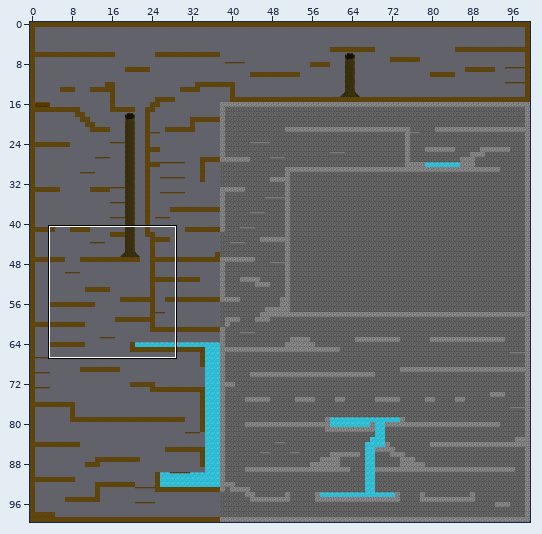
A Tiled map gets an edit: assets/tiled/maps/finallevel.tmx. Above: a wide view before the commit, with the close-up outlined.
Close-up. Before:
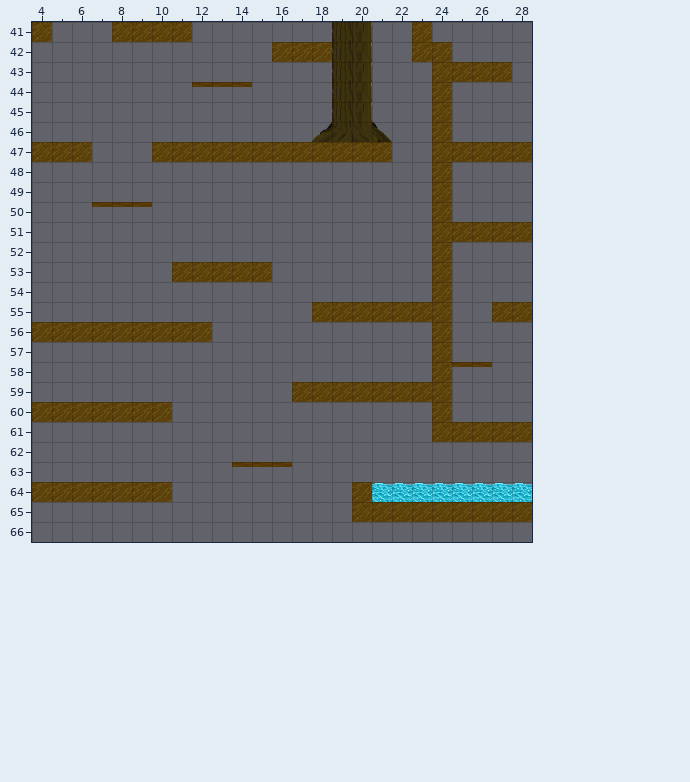
Cells are 32x32 px. Shown: x 4..28, y 41..66. The commit also changed other parts of the map, which this record leaves out.
After the commit:
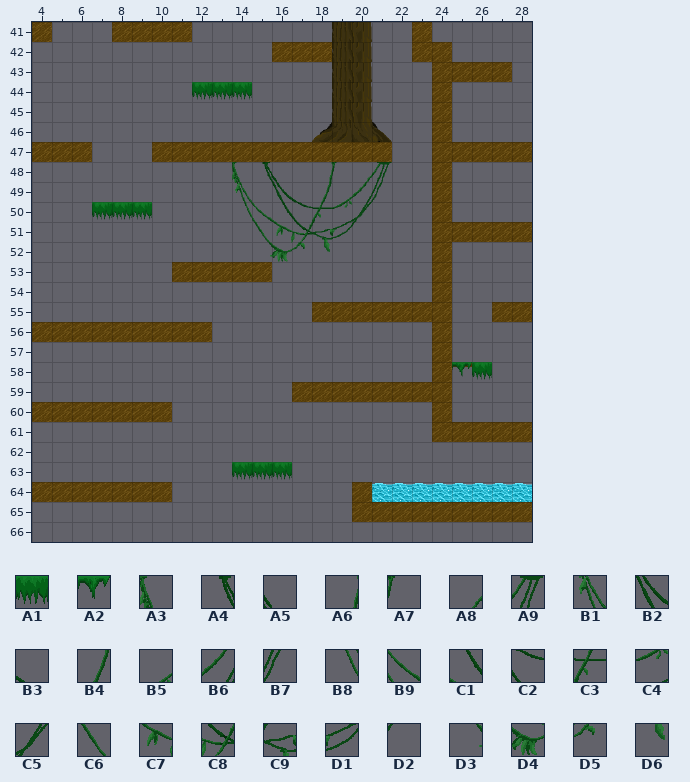
Key: from "oneblock": A1 18, A2 20; from "vinehang": A3 10, A4 11, A5 12, A6 14, A7 15, A8 16, A9 17, B1 19, B2 21, B3 22, B4 23, B5 24, B6 25, B7 26, B8 28, B9 29, C1 30, C2 31, C3 32, C4 33, C5 34, C6 38, C7 39, C8 40, C9 41, D1 42, D2 43, D3 47, D4 48, D5 49, D6 50.
__ is an empty cell.
From old to new:
Layer "foreground decoration":
y 44: x 12..14 __ __ __ -> A1 A1 A1
y 48: x 14..16 __ __ __ -> A3 A4 A5; x 18..21 __ __ __ __ -> A6 A7 A8 A9
y 49: x 14 __ -> B1; x 16..21 __ __ __ __ __ __ -> B2 B3 B4 B5 B6 B7
y 50: x 7..9 __ __ __ -> A1 A1 A1; x 14..20 __ __ __ __ __ __ __ -> B8 B9 C1 C2 C3 C4 C5
y 51: x 15..20 __ __ __ __ __ __ -> C6 C7 C8 C9 D1 D2
y 52: x 15..18 __ __ __ __ -> D3 D4 D5 D6
y 58: x 25..26 __ __ -> A2 A1
y 63: x 14..16 __ __ __ -> A1 A1 A1
